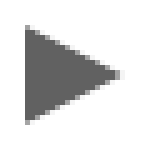
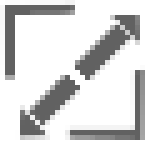
The second w=150, h=150 image is a revision of the first. Changes to its layers:
hid "Livello #1", painted on it over [25, 25, 125, 125]
added layer "max" above "ics" over [0, 0, 145, 140]
showed "Sfondo", painted on it over [0, 0, 145, 140]
